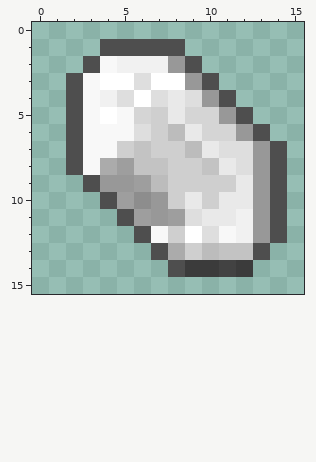
Two states of a pixel-art sprite, web/revised/material_sets/certus/gem.png. That is the earlier state.
The file is 16x16 pixels. Colours within 5 levels of each other are drawn and written as one.
The same view after the edit:
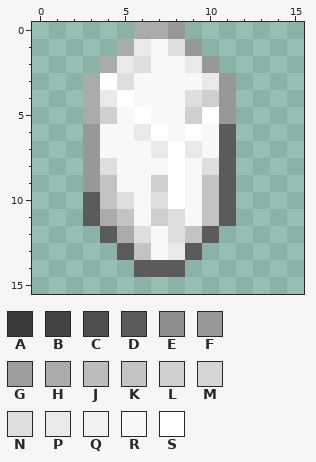
Palette (. is transparent): A #3b3b3b  B #424242  C #4e4e4e  D #5b5b5b  E #8d8d8d  F #989898  G #9e9e9e  H #ababab  J #bcbcbc  K #c3c3c3  L #cfcfcf  M #d5d5d5  N #dedede  P #e9e9e9  Q #f1f1f1  R #f8f8f8  S #ffffff
Changes in this commit:
Changed rows in their new state; - is an unchanged pixel.
first column x 2:
 0 ----HHF------
 1 --.HPRNF-----
 2 -.HPNRRPF----
 3 .H-NRRRRPF---
 4 .HPSRRR-LF---
 5 .HL-SRRLS-.--
 6 .F--PSRSRD..-
 7 .F-RRPSPRD...
 8 .FNRRRSRND...
 9 -FKRRLSRKD...
10 -DKNRNSRKD...
11 -DHKRLNRKD...
12 --DHN-NKD....
13 ---DKRPD....-
14 ----DDD....--
